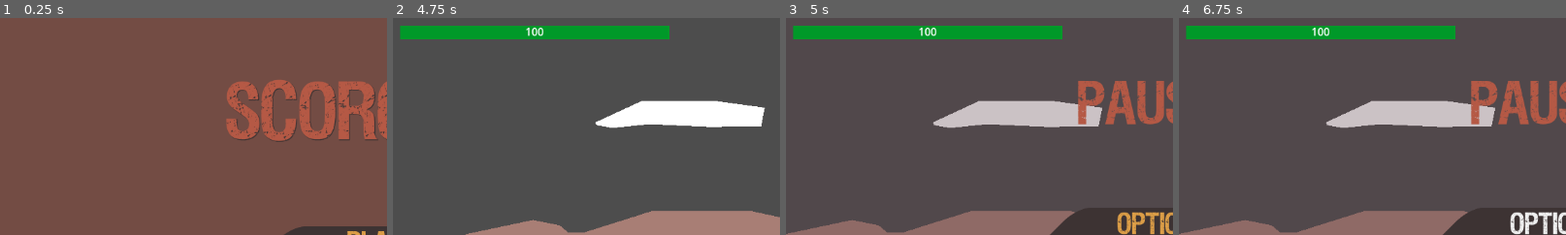
Above: before the commit, frames 1-4 (left to right).
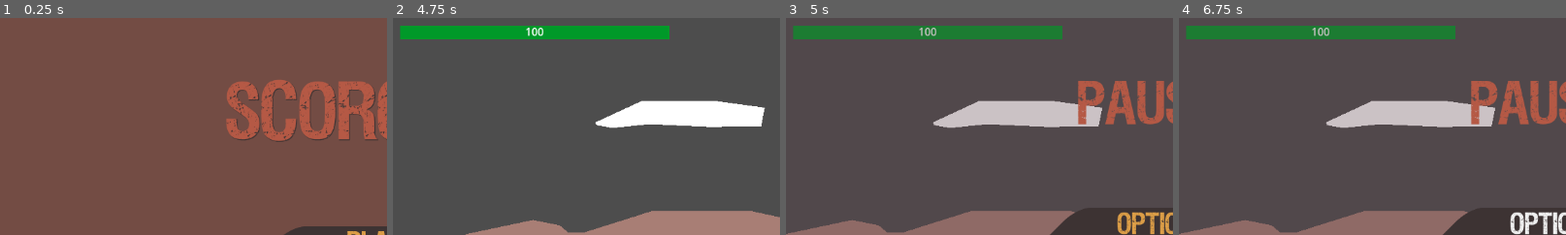
Above: after the commit, the same moments.

Repository: Niimphu/NewbieGameJam2023
Game: Godot game, scene res://Levels/MainMenu/MainMenu.tscn
The game is run twice, just before and just after one commit, with the same random seed, the same clock (stepped at 60 frames per second) and the same inputs.
Inputs:
- Up to frame 1 (0.25 s): no input
- Up to frame 2 (4.75 s): click "Play" at 0.5 s; hold D (move_right) 1.28-2.78 s; tap K (toggle_parasol) every 0.75 s from 1.35 to 4.35 s; tap Space (jump) at 1.52, 2.27, 3.77, 4.52 s; hold A (move_left) 2.78-3.53 s; hold D (move_right) from 3.53 s (still down)
- Up to frame 3 (5 s): keep holding D (move_right); tap Escape (pause_game) at 4.9 s
- Up to frame 4 (6.75 s): release D (move_right) at 5.03 s; hold A (move_left) 5.03-5.78 s; tap K (toggle_parasol) at 5.1, 5.85 s; tap Space (jump) at 5.27 s; tap Enter at 5.75 s; hold D (move_right) 5.78-6.5 s; click "Options" at 6.5 s
The pictures show only the part of the screen within x 2-51%, y 2-52%; the shares and areas given below are measured in that part.

Frames 1-2 are identical in both runs. In frame 3, 4.3% of the frame differs, in the area x 2-72%, y 3-10%; in frame 4, 4.3%.

Commit message:
Increased the layer index for the Pause Menu
Incremented the Canvas Layer Index for the Pause Menu to be 2 so that it will properly draw in-front of other elements.

Diff:
--- a/Characters/Player/PauseManager.tscn
+++ b/Characters/Player/PauseManager.tscn
@@ -19,6 +19,7 @@
 script = ExtResource("1_w3jr3")
 
 [node name="PauseMenuCanvasLayer" type="CanvasLayer" parent="."]
+layer = 2
 
 [node name="Panel" type="Panel" parent="PauseMenuCanvasLayer"]
 anchors_preset = 15
